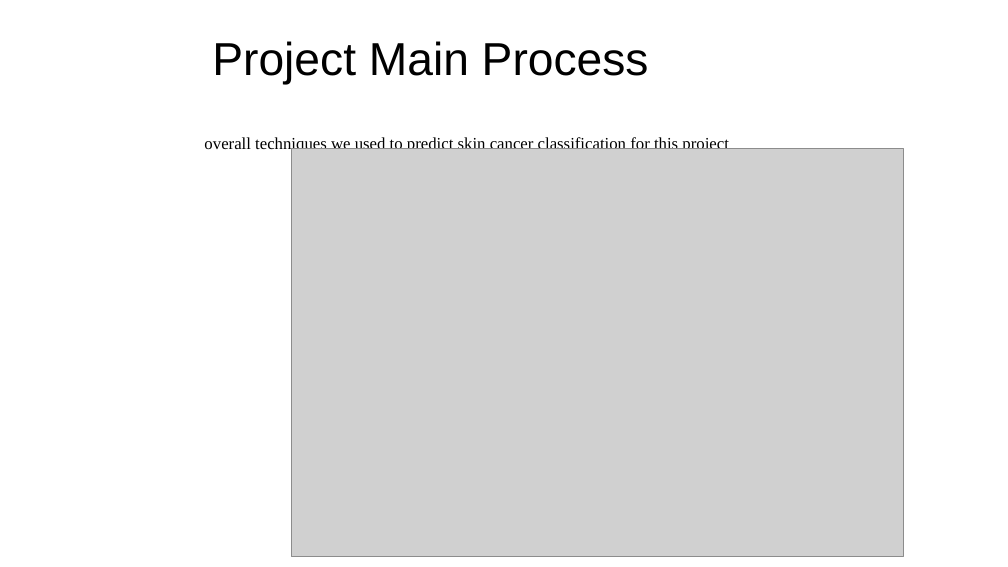
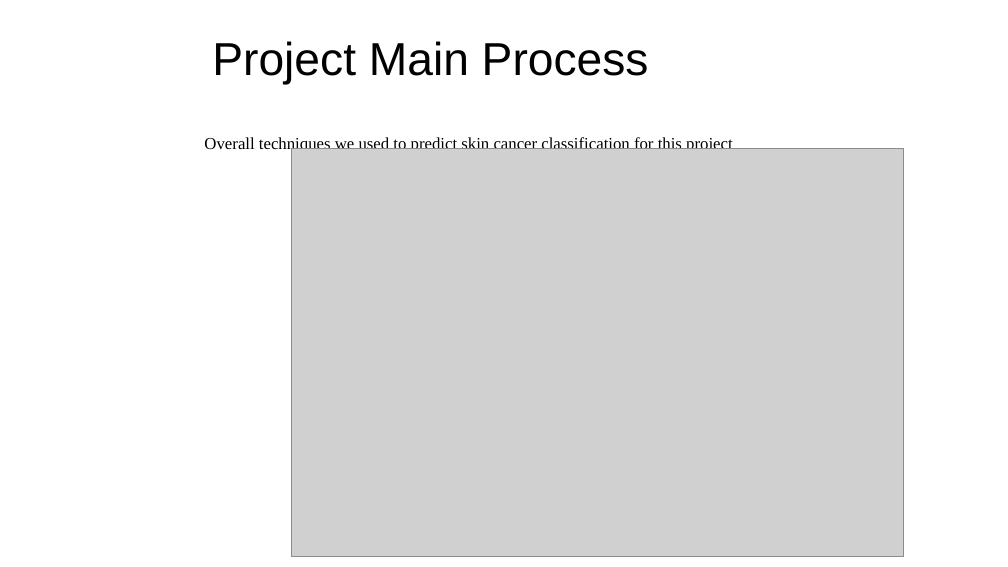
Before and after one commit to yunpengliDataScience/Skin_Cancer_ML_DL, a slide deck: slide 8 of Progress/Phase3/DATA_606_PhaseIII_Final.pptx (slide 3 before the commit). Drawn at 1008x567 pixels with LibreOffice and Linux fonts; fonts in the diff are those of the drawing; grey boxes stand for pictures; background and template pictures are left out. Boxes give left, top, right and bottom in pixels: in the first picture for what was removed or moved away, otherwise in the second. Text is boxed around its words. In the diff, an @@ line names an element or a change of style, - is before the commit and + after.

```diff
--- a/Progress/Phase3/DATA_606_PhaseIII_Final.pptx
+++ b/Progress/Phase3/DATA_606_PhaseIII_Final.pptx
@@ text at bbox=[204, 135, 733, 153]: text changed @@
-overall techniques we used to predict skin cancer classification for this project
+Overall techniques we used to predict skin cancer classification for this project
```
Also in this commit, not shown: 2 other slides changed, 6 slides added.
